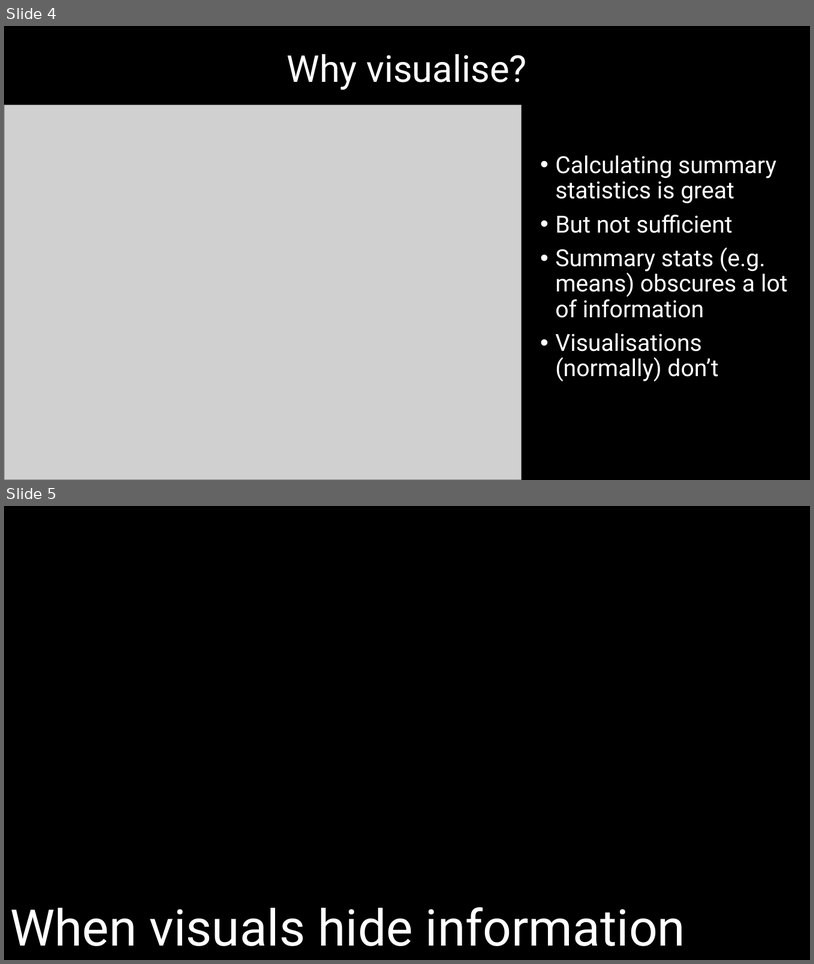
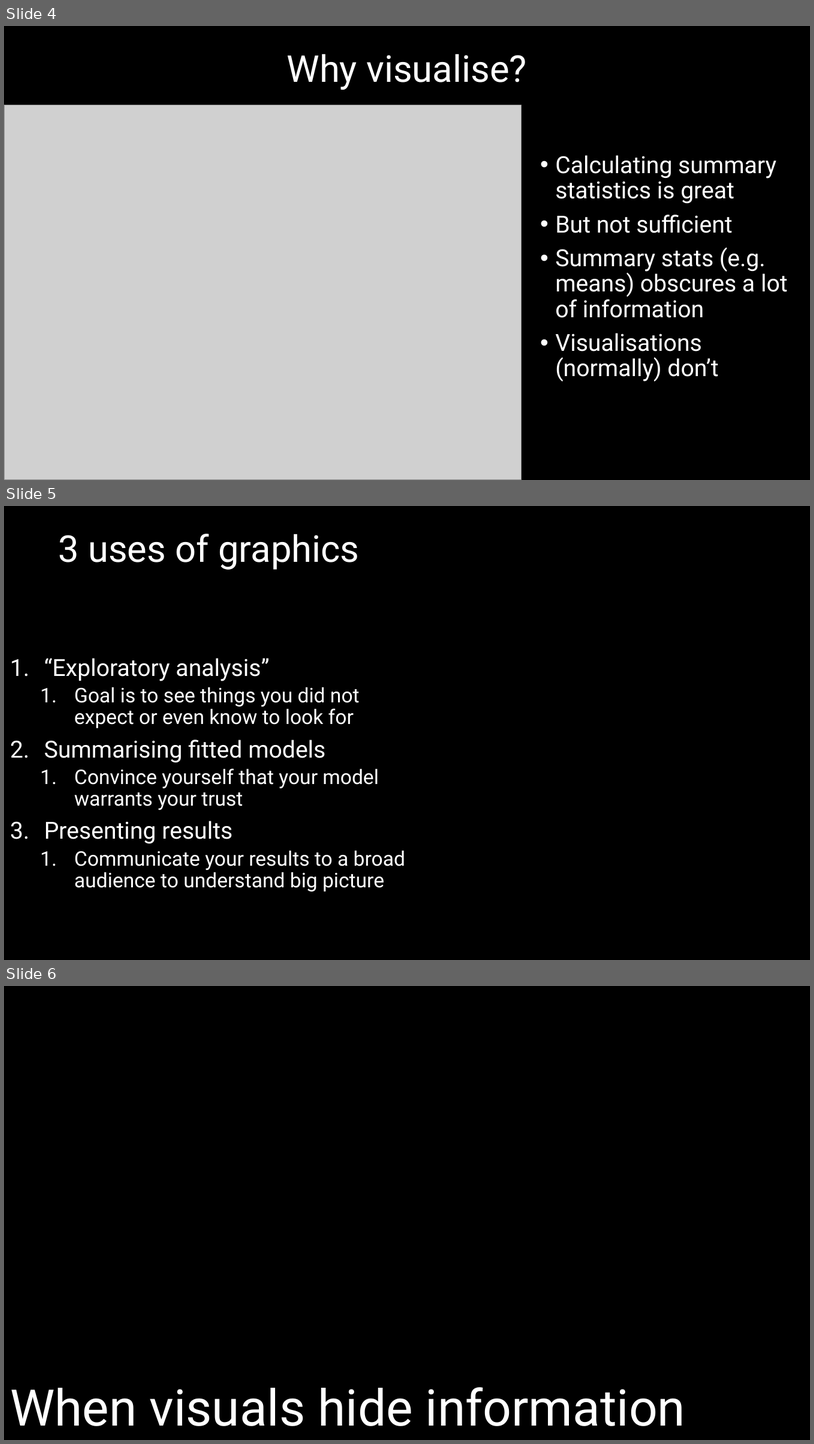
Before and after one commit to DeonRoos/stats-for-biologists, a slide deck: Lecture 3 - data_vis/Slides/Lecture 2.1 Effective scientific communication.pptx. Shown one above the other, each under a label of ours: slides 4 and 5 before the commit, slides 4, 5 and 6 after it. The pictures are 814x964 and 814x1444 pixels, drawn with LibreOffice and Linux fonts; fonts in the diff are those of the drawing; grey boxes stand for pictures. Boxes give left, top, right and bottom in pixels: in the first picture for what was removed or moved away, otherwise in the second. Text is boxed around its words. In the diff, an @@ line names an element or a change of style, - is before the commit and + after.

```diff
--- a/Lecture 3 - data_vis/Slides/Lecture 2.1 Effective scientific communication.pptx
+++ b/Lecture 3 - data_vis/Slides/Lecture 2.1 Effective scientific communication.pptx
@@ slide 5 added at (4,506,810,960), background #000000 @@
@@ title added at (58,534,359,570), 44 pt, text #FFFFFF @@
+3 uses of graphics
@@ text added at (44,658,405,891), 24 pt, text #FFFFFF @@
+1. “Exploratory analysis”
+  1. Goal is to see things you did not expect or even know to look for
+2. Summarising fitted models
+  1. Convince yourself that your model warrants your trust
+3. Presenting results
+  1. Communicate your results to a broad audience to understand big picture
@@ what was slide 5 is now slide 6 @@
```
Also in this commit, not shown: 2 other slides added, 1 slide removed, 28 other files.
